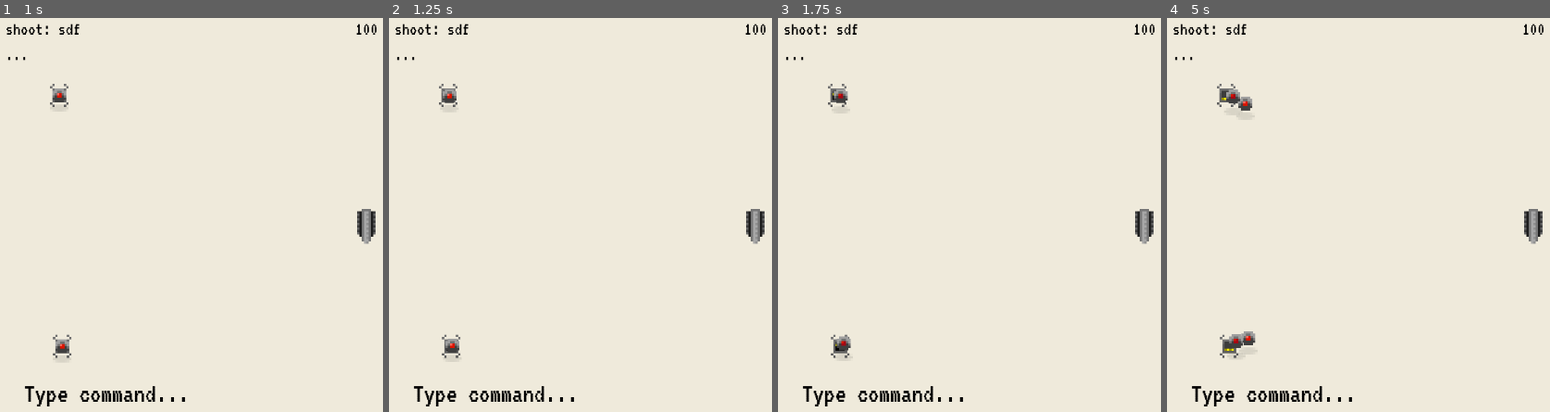
Above: before the commit, frames 1-4 (left to right).
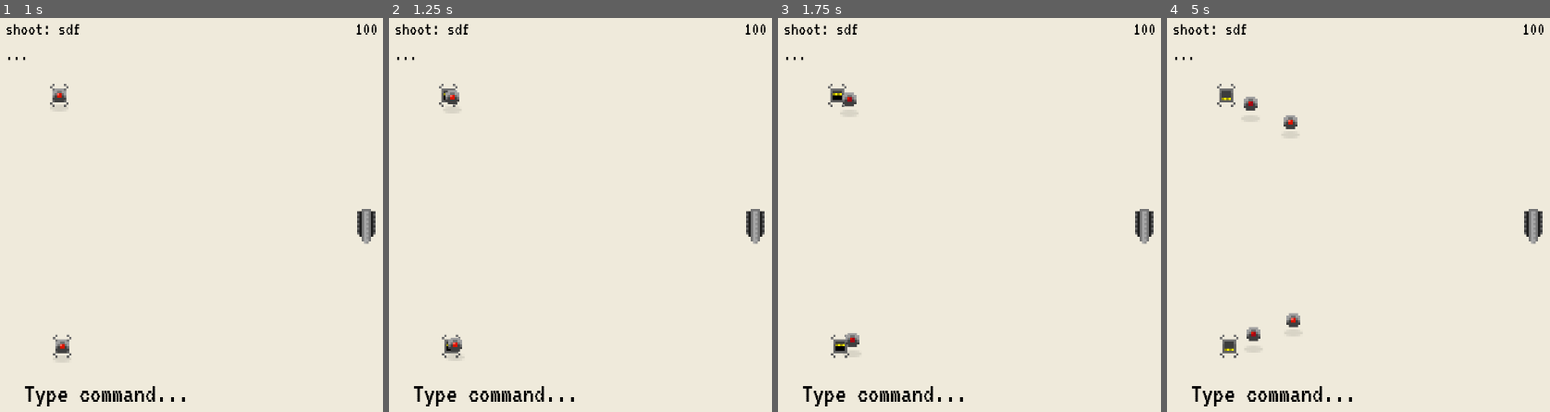
Above: after the commit, the same moments.

Repository: Anudin/LD41
Game: Godot game, scene res://Main.tscn
The game is run twice, just before and just after one commit, with the same random seed, the same clock (stepped at 60 frames per second) and the same inputs.
Inputs:
- Up to frame 1 (1 s): tap Enter at 0.5, 0.6 s; tap Space at 0.77 s
- Up to frame 2 (1.25 s): no input
- Up to frame 3 (1.75 s): tap Backspace at 1.35 s; tap Space at 1.52 s
- Up to frame 4 (5 s): tap Delete at 2.1, 4.35 s; tap Enter at 2.85 s; tap Space at 3.02, 3.77, 4.52 s; tap Backspace at 3.6 s

Frame 1 is identical in both runs. In frame 2, 0.2% of the frame differs, in the area x 14-20%, y 18-85%; in frame 3, 0.4%; in frame 4, 0.8%, in the area x 15-35%, y 18-86%.

Commit message:
Relative movement

Diff:
--- a/AI/AttackPlayer.gd
+++ b/AI/AttackPlayer.gd
@@ -27,6 +27,7 @@
 
 func _on_area_entered(area):
 	set_process(false)
+	Parent.z_index = -1
 	Parent.get_node("Shadow").hide()
 	Parent.get_node("AnimationPlayer").stop()
 	Parent.get_node("Area2D/CollisionShape2D").disabled = true
--- a/Main.gd
+++ b/Main.gd
@@ -6,7 +6,7 @@
 # TODO: Tutorial
 # TODO: Particles - trails!, blood, smoke etc.
 
-const COMMANDS = ["up", "down", "left", "right", "stop"]
+const COMMANDS = ["go", "stop", "left", "right"]
 const TEMP_COMMANDS = {"sdf": "shoot"}
 
 func _ready():
--- a/Player/Bullet.tscn
+++ b/Player/Bullet.tscn
@@ -15,7 +15,7 @@
 scale = Vector2( 4, 4 )
 texture = ExtResource( 1 )
 script = ExtResource( 2 )
-_sections_unfolded = [ "Transform" ]
+_sections_unfolded = [ "Transform", "Z Index" ]
 
 [node name="Area2D" type="Area2D" parent="." index="0"]
 
--- a/Player/Player.gd
+++ b/Player/Player.gd
@@ -4,87 +4,49 @@
 
 var Bullet = preload("res://Player/Bullet.tscn")
 
+const SPEED_MODIFIER = 60
+
+var direction = Vector2(0,1)
+var velocity = Vector2(0,0)
+
 var health = 100
-
-var direction = Vector2(0,0)
-var last_direction = Vector2(0,1)
-var speed = 60
 
 func _ready():
 	emit_signal("health_changed", health)
 
 func _process(delta):
-	position += direction * speed * delta
+	position += velocity * delta
 
 func _on_text_command(command):
 	movement(command)
 
 	if command == "shoot":
-		var bullet_direction
-
-		if direction != Vector2(0,0):
-			bullet_direction = direction
-		else:
-			bullet_direction = last_direction
-
 		var bullet = Bullet.instance()
-		bullet.setup(bullet_direction)
+		bullet.setup(direction)
 		bullet.position = position
 		$"/root/Main/Bullets".add_child(bullet)
 
 func movement(command):
-	if command == "up":
-		rotate(deg2rad(-90) - $DebugArrow.rotation)
-		$DebugArrow.rotate(deg2rad(-90) - $DebugArrow.rotation)
+	if command == "left":
+		rotate(deg2rad(-90))
+		direction = direction.rotated(deg2rad(-90))
+		velocity = direction * SPEED_MODIFIER
+	elif command == "right":
+		rotate(deg2rad(90))
+		direction = direction.rotated(deg2rad(90))
+		velocity = direction * SPEED_MODIFIER
+	elif command == "go":
+		velocity += direction * SPEED_MODIFIER
+	elif command == "stop":
+		velocity = Vector2(0,0)
 
-		direction.x = 0
-
-		if direction.y < 0:
-			direction.y += -1
-		else:
-			direction.y = -1
-	elif command == "down":
-		rotate(deg2rad(90) - $DebugArrow.rotation)
-		$DebugArrow.rotate(deg2rad(90) - $DebugArrow.rotation)
-
-		direction.x = 0
-
-		if direction.y > 0:
-			direction.y += 1
-		else:
-			direction.y = 1
-	elif command == "left":
-		rotate(deg2rad(180) - $DebugArrow.rotation)
-		$DebugArrow.rotate(deg2rad(180) - $DebugArrow.rotation)
-
-		direction.y = 0
-
-		if direction.x < 0:
-			direction.x += -1
-		else:
-			direction.x = -1
-	elif command == "right":
-		rotate(deg2rad(0) - $DebugArrow.rotation)
-		$DebugArrow.rotate(deg2rad(0) - $DebugArrow.rotation)
-
-		direction.y = 0
-
-		if direction.x > 0:
-			direction.x += 1
-		else:
-			direction.x = 1
-	elif command == "stop":
-		last_direction = direction
-		direction = Vector2(0,0)
-
-	if direction != Vector2(0,0):
+	if velocity != Vector2(0,0):
 		play("default")
 	else:
 		stop()
 
 func _on_screen_collision():
-	last_direction = direction
-	direction = Vector2(0,0)
+	pass
 
 func _on_hit():
 	health -= 25
